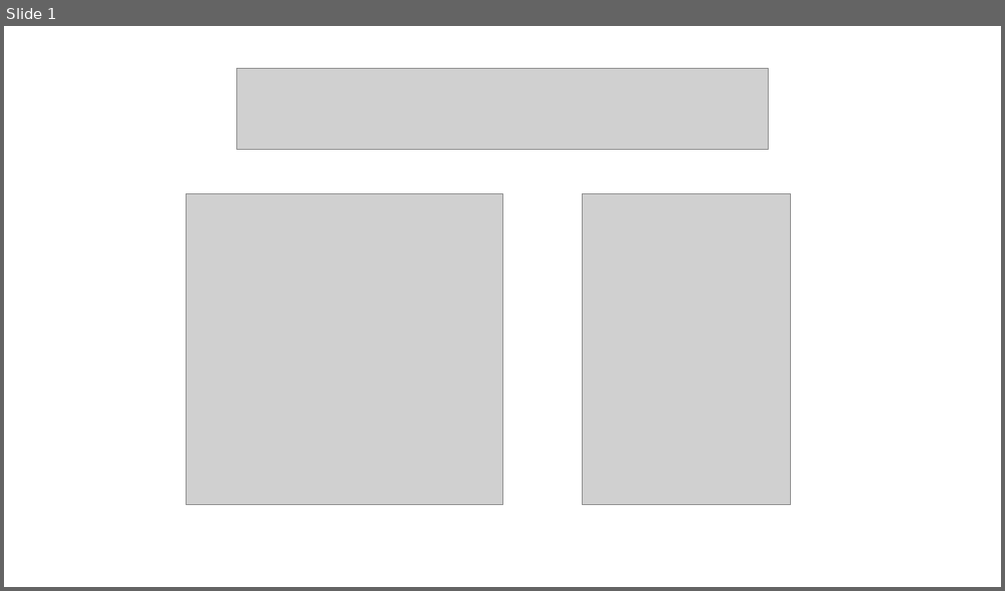
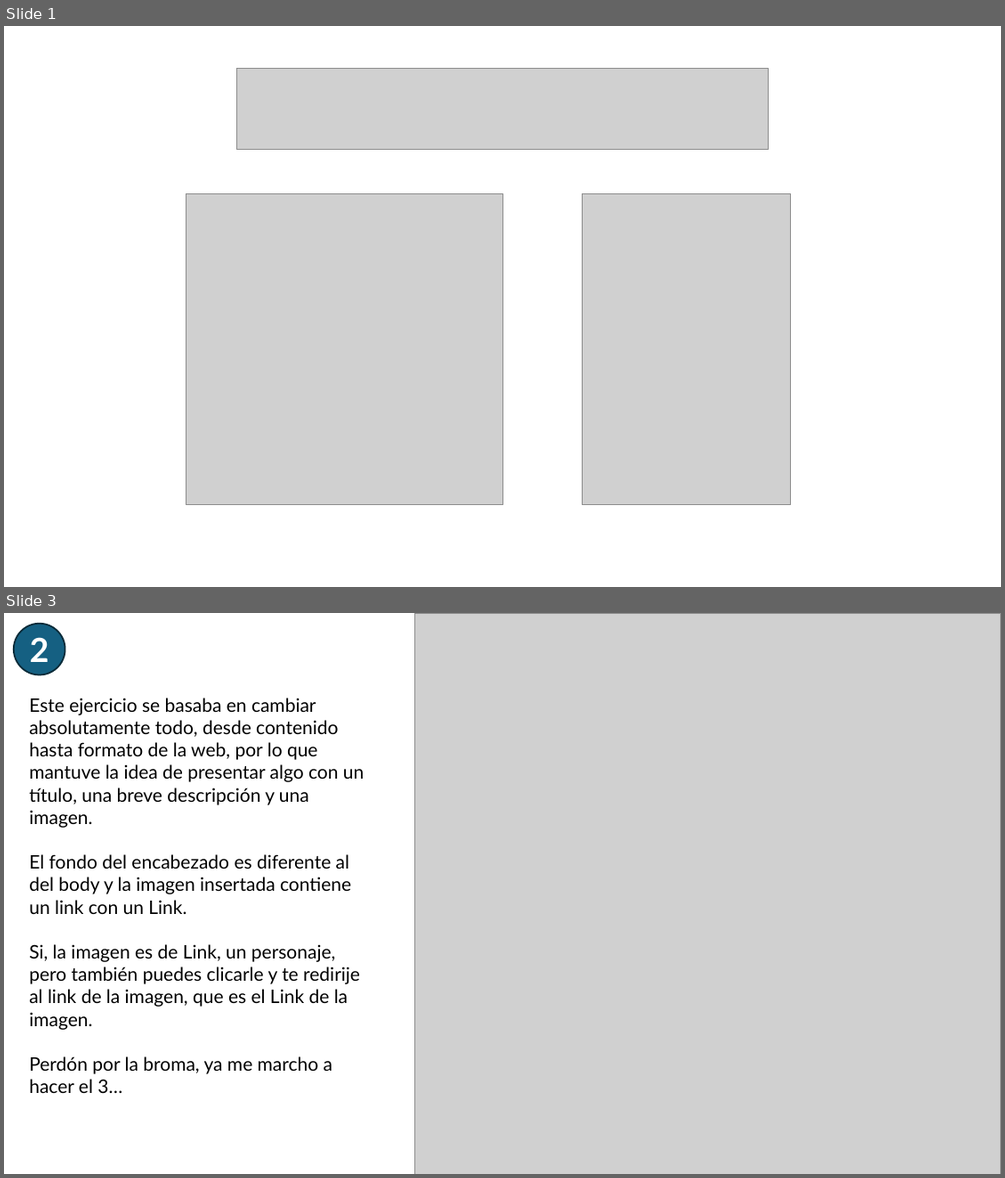
Before and after one commit to AchillesD9-Alex/-2024-Java-Angular-Bootcamp, a slide deck: [JAVA]/C5/TA26/ta26.pptx. Shown one above the other, each under a label of ours: slide 1 before the commit, slides 1 and 3 after it; the slides between them are not shown. The pictures are 1005x591 and 1005x1178 pixels, drawn with LibreOffice and Linux fonts; fonts in the diff are those of the drawing; grey boxes stand for pictures. Boxes give left, top, right and bottom in pixels: in the first picture for what was removed or moved away, otherwise in the second. Text is boxed around its words. In the diff, an @@ line names an element or a change of style, - is before the commit and + after.

```diff
--- a/[JAVA]/C5/TA26/ta26.pptx
+++ b/[JAVA]/C5/TA26/ta26.pptx
@@ slide 3 added at [4, 613, 1001, 1174], background #FFFFFF @@
@@ ellipse added at [14, 624, 65, 675], fill #156082, outline #092A39 1.5 pt, 32 pt, text #FFFFFF, bold @@
+2
@@ picture added at [415, 613, 1001, 1174] @@
@@ text added at [29, 698, 364, 1093], 18 pt, text #000000 @@
+Este ejercicio se basaba en cambiar absolutamente todo, desde contenido hasta formato de la web, por lo que mantuve la idea de presentar algo con un título, una breve descripción y una imagen.
+El fondo del encabezado es diferente al del body y la imagen insertada contiene un link con un Link.
+Si, la imagen es de Link, un personaje, pero también puedes clicarle y te redirije al link de la imagen, que es el Link de la imagen.
+Perdón por la broma, ya me marcho a hacer el 3…
```
Also in this commit, not shown: 2 other slides added, 7 slides removed, 3 other files.
